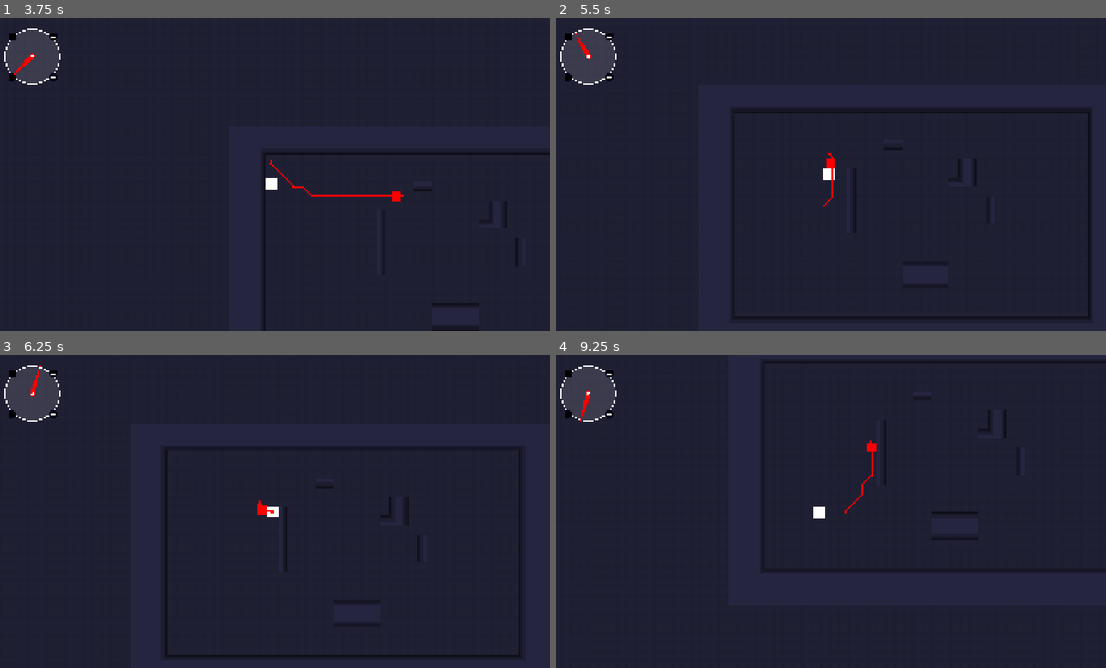
Above: before the commit, frames 1-4 (two rows, left to right).
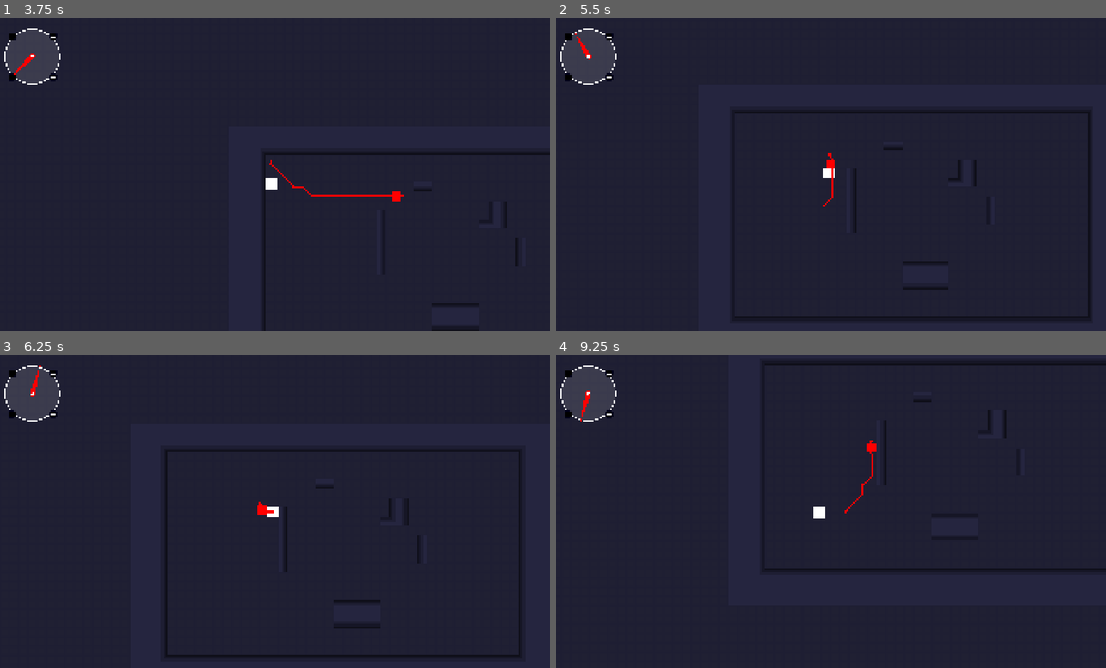
Above: after the commit, the same moments.

Repository: kazmord/action-clock
Game: Godot game, scene res://scenes/worlds/world.tscn
The game is run twice, just before and just after one commit, with the same random seed, the same clock (stepped at 60 frames per second) and the same inputs. The engine's default icon, where the game draws it, is replaced by a stand-in: a white triangle on a blue panel in a dark square.
Inputs:
- Up to frame 1 (3.75 s): hold W (move_up) 0.53-2.03 s; hold A (move_left) 2.03-3.53 s; hold S (move_down) from 3.53 s (still down)
- Up to frame 2 (5.5 s): release S (move_down) at 4.28 s; hold D (move_right) 4.28-5.03 s; hold W (move_up) from 5.03 s (still down)
- Up to frame 3 (6.25 s): release W (move_up) at 5.78 s; hold D (move_right) from 5.78 s (still down)
- Up to frame 4 (9.25 s): release D (move_right) at 8.03 s; hold S (move_down) 8.03-8.78 s; hold A (move_left) from 8.78 s (still down)

Frame 1 is identical in both runs. In frame 2, less than 0.1% of the frame differs, in the area x 48-77%, y 43-87%; in frame 3, 0.3%; in frame 4, 0.5%, in the area x 37-100%, y 2-51%.

Commit message:
damage area component

Diff:
--- /dev/null
+++ b/scenes/components/damage_area_component.tscn
@@ -0,0 +1,9 @@
+[gd_scene load_steps=2 format=3 uid="uid://nske4gm4at60"]
+
+[ext_resource type="Script" uid="uid://wt8y334fyfdl" path="res://scripts/damage_area_component.gd" id="1_r75mj"]
+
+[node name="DamageAreaComponent" type="Area2D"]
+collision_mask = 3
+script = ExtResource("1_r75mj")
+
+[connection signal="body_entered" from="." to="." method="_on_body_entered"]
--- a/scenes/components/health_component.tscn
+++ b/scenes/components/health_component.tscn
@@ -1,6 +1,6 @@
 [gd_scene load_steps=2 format=3 uid="uid://b32lx7ohlud8d"]
 
-[ext_resource type="Script" uid="uid://b0hv8v6po1a1e" path="res://scenes/components/health_component.gd" id="1_2wcl1"]
+[ext_resource type="Script" uid="uid://b0hv8v6po1a1e" path="res://scripts/health_component.gd" id="1_2wcl1"]
 
 [node name="HealthComponent" type="Node"]
 script = ExtResource("1_2wcl1")
--- a/scenes/components/nav_component.tscn
+++ b/scenes/components/nav_component.tscn
@@ -1,6 +1,6 @@
 [gd_scene load_steps=2 format=3 uid="uid://dkgmjsvh14cop"]
 
-[ext_resource type="Script" uid="uid://8kc8jiuipg0t" path="res://scenes/components/nav_component.gd" id="1_xphd5"]
+[ext_resource type="Script" uid="uid://8kc8jiuipg0t" path="res://scripts/nav_component.gd" id="1_xphd5"]
 
 [node name="NavComponent" type="NavigationAgent2D"]
 path_postprocessing = 1
--- a/scenes/npcs/enemy.tscn
+++ b/scenes/npcs/enemy.tscn
@@ -1,17 +1,23 @@
-[gd_scene load_steps=5 format=3 uid="uid://cundvuu6y3pbu"]
+[gd_scene load_steps=7 format=3 uid="uid://cundvuu6y3pbu"]
 
 [ext_resource type="Script" uid="uid://u8s8i0umx4an" path="res://scripts/enemy.gd" id="1_1ebcy"]
 [ext_resource type="PackedScene" uid="uid://dkgmjsvh14cop" path="res://scenes/components/nav_component.tscn" id="2_wk5vr"]
 [ext_resource type="PackedScene" uid="uid://b32lx7ohlud8d" path="res://scenes/components/health_component.tscn" id="3_kc8xr"]
+[ext_resource type="PackedScene" uid="uid://nske4gm4at60" path="res://scenes/components/damage_area_component.tscn" id="4_tj0q7"]
 
 [sub_resource type="CircleShape2D" id="CircleShape2D_1ebcy"]
+radius = 7.0
+
+[sub_resource type="CircleShape2D" id="CircleShape2D_d7yn8"]
 radius = 8.0
 
-[node name="Enemy" type="CharacterBody2D"]
+[node name="Enemy" type="CharacterBody2D" node_paths=PackedStringArray("nav_2d", "health_component")]
 collision_mask = 3
 motion_mode = 1
 wall_min_slide_angle = 0.0
 script = ExtResource("1_1ebcy")
+nav_2d = NodePath("Nav")
+health_component = NodePath("HealthComponent")
 
 [node name="ColorRect" type="ColorRect" parent="."]
 offset_left = -8.0
@@ -27,3 +33,9 @@
 parent = NodePath("..")
 
 [node name="HealthComponent" parent="." instance=ExtResource("3_kc8xr")]
+
+[node name="DamageAreaComponent" parent="." instance=ExtResource("4_tj0q7")]
+hurts_player = true
+
+[node name="CollisionShape2D" type="CollisionShape2D" parent="DamageAreaComponent"]
+shape = SubResource("CircleShape2D_d7yn8")
--- a/scenes/player.tscn
+++ b/scenes/player.tscn
@@ -6,6 +6,7 @@
 [sub_resource type="RectangleShape2D" id="RectangleShape2D_3vyb7"]
 
 [node name="Player" type="CharacterBody2D"]
+collision_layer = 3
 motion_mode = 1
 script = ExtResource("1_3vyb7")
 
--- /dev/null
+++ b/scripts/damage_area_component.gd
@@ -0,0 +1,14 @@
+class_name DamageAreaComponent extends Area2D
+
+@export var base_damage := 1
+@export var hurts_player := false
+@export var hurts_enemies := false
+@export var ignore_enemy_groups := [] # to hurt enemies but not certain types, include group name here
+
+func _on_body_entered(body: Node2D) -> void:
+	print(body.name)
+	if body is Player and hurts_player:
+		body.health_component.take_damage(base_damage)
+	if body is Enemy and hurts_enemies:
+		if ignore_enemy_groups.any(func(group): body.is_in_group(group)):
+			body.health_component.take_damage(base_damage)
--- a/scripts/enemy.gd
+++ b/scripts/enemy.gd
@@ -1,21 +1,29 @@
 class_name Enemy extends CharacterBody2D
 
-const SPEED = 50.0
-
+@export var speed := 50.0
 @export var target: Node2D
-@onready var nav_2d: NavComponent = $Nav
+@export var nav_2d: NavComponent
+@export var health_component: HealthComponent
 
 var target_pos = position
 
+func _init() -> void:
+	add_to_group("enemies")
+
 func _ready() -> void:
+	health_component.hp_depleted.connect(die)
 	nav_2d.target = target
 	nav_2d.nav_target_path.connect(_update_target_pos)
 	nav_2d.make_path()
 
+# simply follow player
 func _physics_process(_delta: float) -> void:
 	var dir = target_pos
-	velocity = dir * SPEED
+	velocity = dir * speed
 	move_and_slide()
+
+func die() -> void:
+	call_deferred("queue_free")
 
 func _update_target_pos(new_target_pos: Vector2) -> void:
 	target_pos = new_target_pos
--- a/scenes/components/health_component.gd
+++ b/scripts/health_component.gd
@@ -7,6 +7,8 @@
 			current_hp = max_hp
 @export var current_hp := max_hp:
 	set(new_cur):
+		current_hp = new_cur
+		print(current_hp)
 		if current_hp < 1:
 			hp_depleted.emit()
 
--- a/scripts/player.gd
+++ b/scripts/player.gd
@@ -5,7 +5,7 @@
 const SPEED = 200.0
 
 func _ready() -> void:
-	health_component.hp_depleted.connect(_die)
+	health_component.hp_depleted.connect(die)
 
 func _physics_process(delta: float) -> void:
 
@@ -20,5 +20,5 @@
 
 	move_and_slide()
 
-func _die() -> void:
+func die() -> void:
 	print('aaaa') #TODO: proper death handling
Not shown, added: scripts/damage_area_component.gd.uid
Renamed: scenes/components/health_component.gd.uid -> scripts/health_component.gd.uid
Renamed: scenes/components/nav_component.gd -> scripts/nav_component.gd
Renamed: scenes/components/nav_component.gd.uid -> scripts/nav_component.gd.uid
